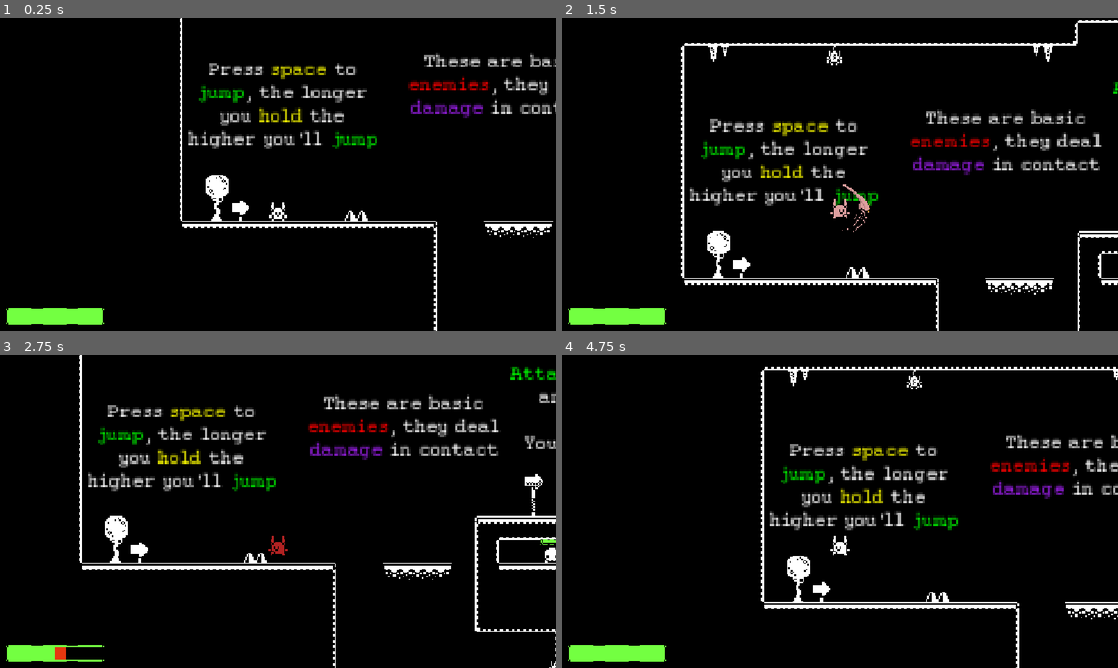
Above: before the commit, frames 1-4 (two rows, left to right).
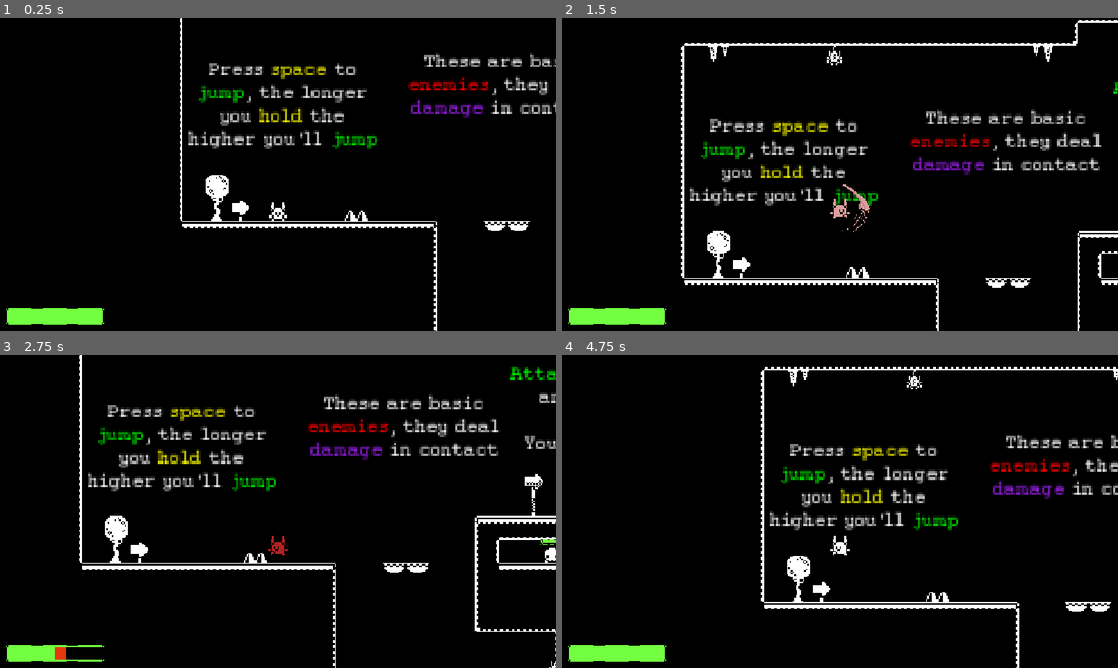
Above: after the commit, the same moments.

Repository: SeldonRubika/Godot-Workshop-Project
Game: Godot game, scene res://Scenes/main_world/main_world.tscn
The game is run twice, just before and just after one commit, with the same random seed, the same clock (stepped at 60 frames per second) and the same inputs.
Inputs (mouse positions are in pixels of both pictures, inside the frame that each line leads up to):
- Up to frame 1 (0.25 s): no input
- Up to frame 2 (1.5 s): tap Enter at 0.5 s; move the mouse to (962, 158) at 0.52 s; hold D (Right) from 0.53 s (still down); click (962, 158) at 0.6 s; tap Space (Jump) at 0.77 s; move the mouse to (728, 190) at 1.27 s; click (728, 190) at 1.35 s
- Up to frame 3 (2.75 s): tap Space (Jump) at 1.52 s; move the mouse to (333, 442) at 2.02 s; release D (Right) at 2.03 s; hold A (Left) from 2.03 s (still down); click (333, 442) at 2.1 s
- Up to frame 4 (4.75 s): move the mouse to (812, 574) at 2.77 s; release A (Left) at 2.78 s; hold D (Right) 2.78-4.28 s; click (812, 574) at 2.85 s; tap Space (Jump) at 3.02, 3.77, 4.52 s; move the mouse to (1006, 558) at 3.52 s; click (1006, 558) at 3.6 s; move the mouse to (673, 464) at 4.27 s; hold A (Left) from 4.28 s (still down); click (673, 464) at 4.35 s

The runs differ from the first frame. In frame 1, 0.2% of the frame differs, in the area x 87-100%, y 64-71%; in frame 2, 0.3%, in the area x 76-89%, y 83-89%; in frame 3, 0.2%; in frame 4, 0.2%.

Commit message:
Added falling platforms

Diff:
--- /dev/null
+++ b/Scenes/Platforms/moving_platform.gd
@@ -0,0 +1,34 @@
+extends StaticBody2D
+@export var entity_detector: ShapeCast2D
+@export var crumble_timer: Timer
+@export var sprite_2d: Sprite2D
+@export var collision_shape_2d: CollisionShape2D
+
+const sprites: Array[Texture2D] = [preload("uid://blc47xhtjanlr"),preload("uid://t0uqsu1gaqxc"),preload("uid://73oe5lqsletk")]
+var crumbling := false
+var crumble_index = 0;
+
+func _process(_delta: float) -> void:
+	if entity_detector.is_colliding() and crumbling == false:
+		crumbling = true
+		crumble_timer.start()
+
+
+func _on_crumble_timer_timeout() -> void:
+	if crumbling:
+		if crumble_index == -1:
+			var tween = get_tree().create_tween()
+			tween.tween_property(self,"modulate",Color(modulate,1.0),.3)
+			crumble_timer.stop()
+			entity_detector.enabled = true
+			collision_shape_2d.set_deferred("disabled",false)
+			crumbling=false
+		elif crumble_index >= sprites.size()-1:
+			var tween = get_tree().create_tween()
+			tween.tween_property(self,"modulate",Color(modulate,0.0),.3)
+			crumble_index = -1
+			entity_detector.enabled = false
+			collision_shape_2d.set_deferred("disabled",true)
+			return
+		crumble_index += 1
+		sprite_2d.texture = sprites[crumble_index]
--- /dev/null
+++ b/Scenes/Platforms/moving_platform.tscn
@@ -0,0 +1,38 @@
+[gd_scene format=3 uid="uid://kcwrhgyc3wq5"]
+
+[ext_resource type="Script" uid="uid://cpfxsu008naty" path="res://Scenes/Platforms/moving_platform.gd" id="1_jyay1"]
+[ext_resource type="Texture2D" uid="uid://blc47xhtjanlr" path="res://Assets/Sprites/tile_0063.png" id="2_0pejl"]
+
+[sub_resource type="RectangleShape2D" id="RectangleShape2D_5q66j"]
+size = Vector2(16, 7)
+
+[sub_resource type="RectangleShape2D" id="RectangleShape2D_7771s"]
+size = Vector2(14, 5)
+
+[node name="MovingPlatform" type="StaticBody2D" unique_id=545830870 node_paths=PackedStringArray("entity_detector", "crumble_timer", "sprite_2d", "collision_shape_2d")]
+collision_mask = 6
+script = ExtResource("1_jyay1")
+entity_detector = NodePath("EntityDetector")
+crumble_timer = NodePath("CrumbleTimer")
+sprite_2d = NodePath("Sprite2D")
+collision_shape_2d = NodePath("CollisionShape2D")
+
+[node name="CollisionShape2D" type="CollisionShape2D" parent="." unique_id=1716291382]
+position = Vector2(0, -4.5)
+shape = SubResource("RectangleShape2D_5q66j")
+debug_color = Color(0.9863978, 0, 0.32880265, 0.41960785)
+
+[node name="Sprite2D" type="Sprite2D" parent="." unique_id=1652383501]
+texture = ExtResource("2_0pejl")
+
+[node name="EntityDetector" type="ShapeCast2D" parent="." unique_id=1203194039]
+position = Vector2(0, -7)
+shape = SubResource("RectangleShape2D_7771s")
+target_position = Vector2(0, -10)
+max_results = 1
+collision_mask = 6
+
+[node name="CrumbleTimer" type="Timer" parent="." unique_id=553830043]
+wait_time = 0.8
+
+[connection signal="timeout" from="CrumbleTimer" to="." method="_on_crumble_timer_timeout"]
--- a/Scenes/main_world/main_world.tscn
+++ b/Scenes/main_world/main_world.tscn
@@ -4,6 +4,7 @@
 [ext_resource type="Texture2D" uid="uid://dfqyul88mxsyi" path="res://Assets/tilemaps and spritesheets/monochrome_tilemap_packed.png" id="2_2muot"]
 [ext_resource type="PackedScene" uid="uid://75wn2vwemhr1" path="res://Scenes/ui/ui.tscn" id="3_qxyia"]
 [ext_resource type="PackedScene" uid="uid://mcemtoodlxng" path="res://Scenes/enemies/basic_enemy.tscn" id="4_fho4h"]
+[ext_resource type="PackedScene" uid="uid://kcwrhgyc3wq5" path="res://Scenes/Platforms/moving_platform.tscn" id="5_f8hh6"]
 
 [sub_resource type="TileSetAtlasSource" id="TileSetAtlasSource_qxyia"]
 texture = ExtResource("2_2muot")
@@ -547,7 +548,7 @@
 position = Vector2(290, 305)
 
 [node name="TileMapLayer" type="TileMapLayer" parent="." unique_id=462055259]
-tile_map_data = PackedByteArray("AAAPABUAAAALAAYAAAAPABYAAAA …(400 unchanged characters)… MAAUAAAAYABUAAAAMAAYAAAAYABYAAAAMAAYAAAAbABQAAAAEAAQAAAAcABQAAAAFAAQAAAAdABQAAAAGAAQAAAAfABQAAAAKAAYAAAAfABUAAAAKAAYAAAAfABYAAAA …(8507 unchanged characters)…
+tile_map_data = PackedByteArray("AAAPABUAAAALAAYAAAAPABYAAAA …(400 unchanged characters)… MAAUAAAAYABUAAAAMAAYAAAAYABYAAAAMAAYAAAAfABQAAAAKAAYAAAAfABUAAAAKAAYAAAAfABYAAAA …(8507 unchanged characters)…
 tile_set = SubResource("TileSet_5q66j")
 physics_quadrant_size = 1
 
@@ -668,3 +669,11 @@
 autowrap_mode = 2
 horizontal_alignment = 1
 vertical_alignment = 1
+
+[node name="SpecialPlatforms" type="Node" parent="." unique_id=1101949424]
+
+[node name="MovingPlatform" parent="SpecialPlatforms" unique_id=545830870 instance=ExtResource("5_f8hh6")]
+position = Vector2(440, 328)
+
+[node name="MovingPlatform2" parent="SpecialPlatforms" unique_id=1425976055 instance=ExtResource("5_f8hh6")]
+position = Vector2(456, 328)
Binary file added: Assets/Sprites/tile_0063.png
Not shown, added: Assets/Sprites/tile_0063.png.import
Binary file added: Assets/Sprites/tile_0083.png
Not shown, added: Assets/Sprites/tile_0083.png.import
Binary file added: Assets/Sprites/tile_0103.png
Not shown, added: Assets/Sprites/tile_0103.png.import
Not shown, added: Scenes/Platforms/moving_platform.gd.uid
